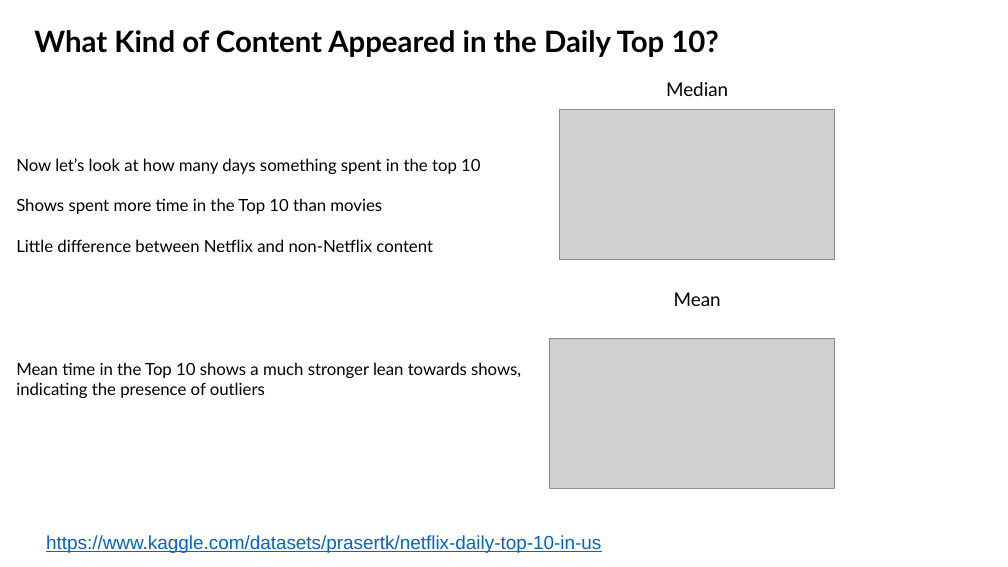
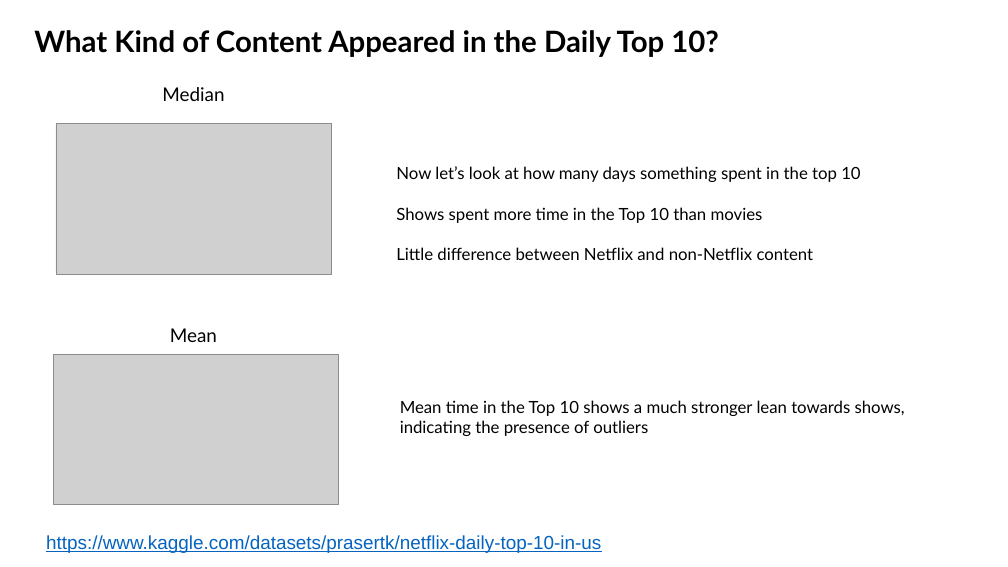
Before and after one commit to Costilrt/The-First-Project, a slide deck: slide 2 of matthews-slides.pptx. Drawn at 1008x567 pixels with LibreOffice and Linux fonts; fonts in the diff are those of the drawing; grey boxes stand for pictures; background and template pictures are left out. Boxes give left, top, right and bottom in pixels: in the first picture for what was removed or moved away, otherwise in the second. Text is boxed around its words. In the diff, an @@ line names an element or a change of style, - is before the commit and + after.

```diff
--- a/matthews-slides.pptx
+++ b/matthews-slides.pptx
@@ text "Median": place and size @@
-text "Median" at (666, 82, 728, 96)
+text "Median" at (162, 87, 224, 101)
@@ picture: place and size @@
-picture at (560, 109, 835, 259)
+picture at (56, 124, 331, 274)
@@ text "Now let’s look at how ...": place and size @@
-text "Now let’s look at how ..." at (16, 158, 480, 252)
+text "Now let’s look at how ..." at (396, 166, 860, 260)
@@ text "Mean": place and size @@
-text "Mean" at (674, 292, 721, 306)
+text "Mean" at (170, 328, 217, 342)
@@ picture: place and size @@
-picture at (550, 338, 835, 488)
+picture at (54, 355, 339, 505)
@@ text "Mean time in the Top ...": place and size @@
-text "Mean time in the Top ..." at (16, 362, 521, 398)
+text "Mean time in the Top ..." at (400, 400, 905, 436)
```
Also in this commit, not shown: 3 other slides changed, 1 slide added, 3 other files.
